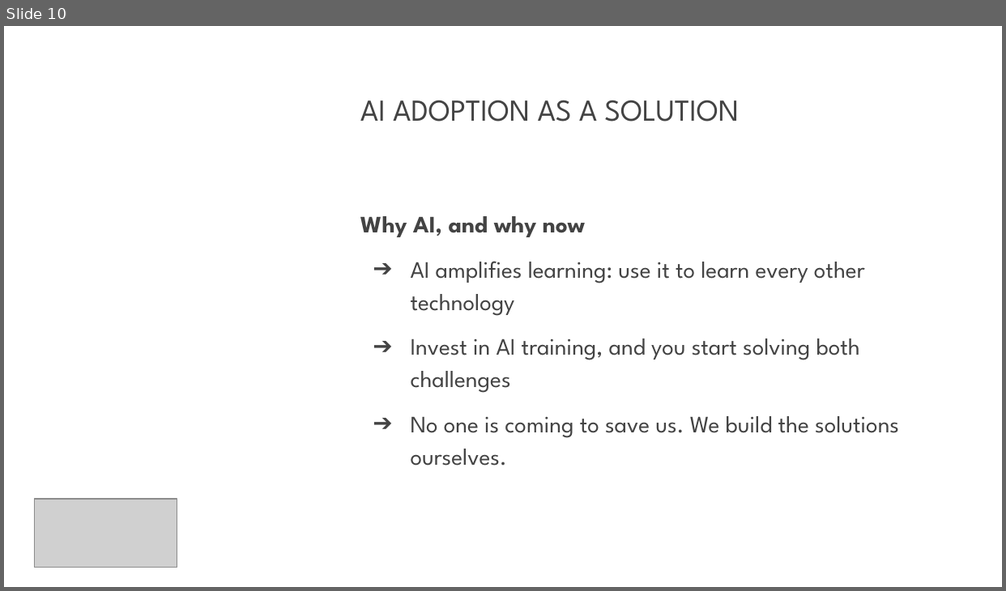
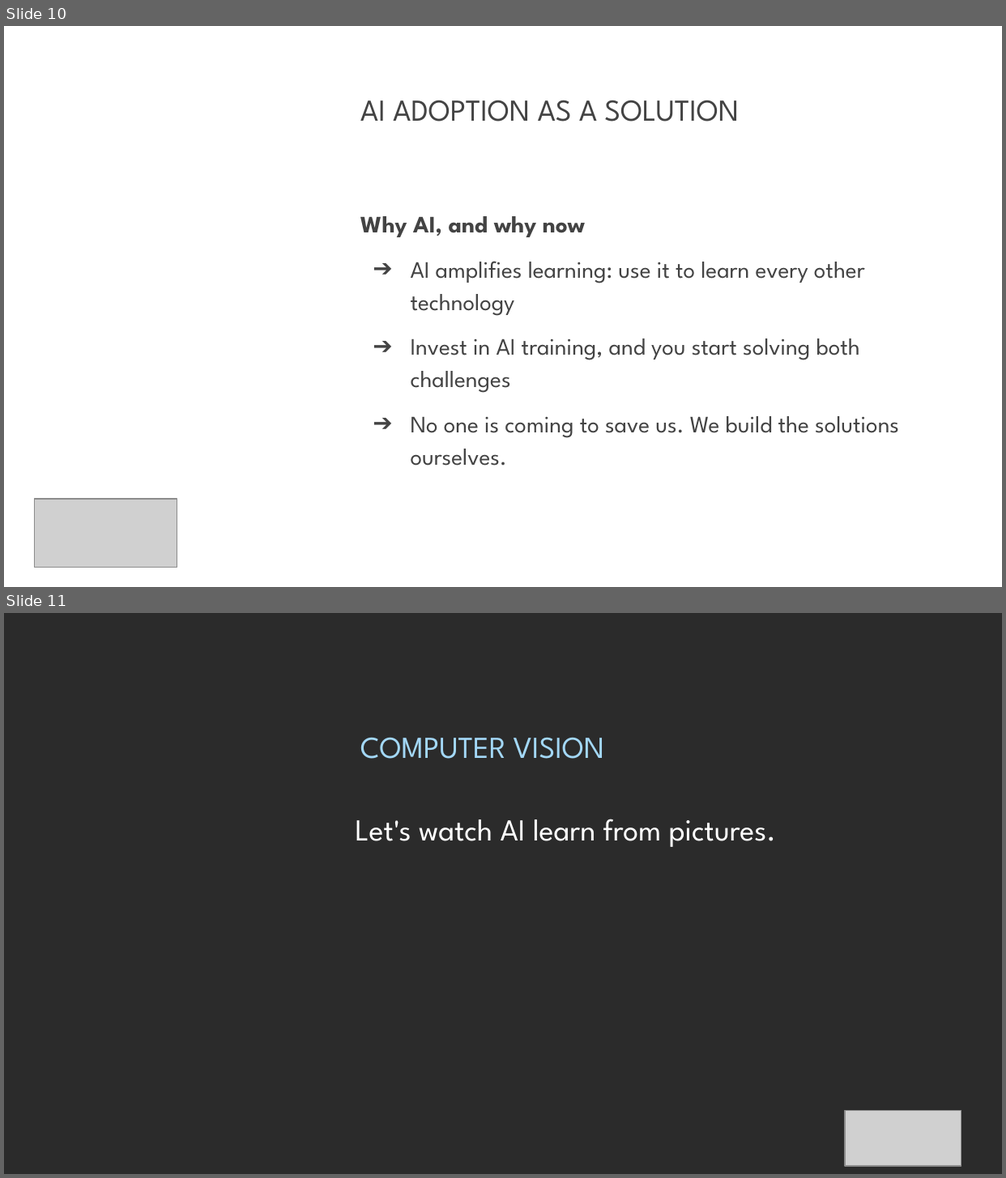
Before and after one commit to grcc-resendiz/ai-mcc, a slide deck: instructor/Day1-Montcalm.pptx. Shown one above the other, each under a label of ours: slide 10 before the commit, slides 10 and 11 after it. The pictures are 1006x591 and 1006x1178 pixels, drawn with LibreOffice and Linux fonts; fonts in the diff are those of the drawing; grey boxes stand for pictures; background and template pictures are left out; a plain dark background stands for a picture behind light text. Boxes give left, top, right and bottom in pixels: in the first picture for what was removed or moved away, otherwise in the second. Text is boxed around its words. In the diff, an @@ line names an element or a change of style, - is before the commit and + after.

```diff
--- a/instructor/Day1-Montcalm.pptx
+++ b/instructor/Day1-Montcalm.pptx
@@ slide 11 added at (4,613,1002,1174), background picture (left out) @@
@@ title added at (360,737,604,759), 22 pt, text #A3D8F7 @@
+COMPUTER VISION
@@ text added at (356,819,776,847), 22 pt, text #FFFFFF @@
+Let's watch AI learn from pictures.
@@ picture added at (846,1111,961,1167) @@
```
